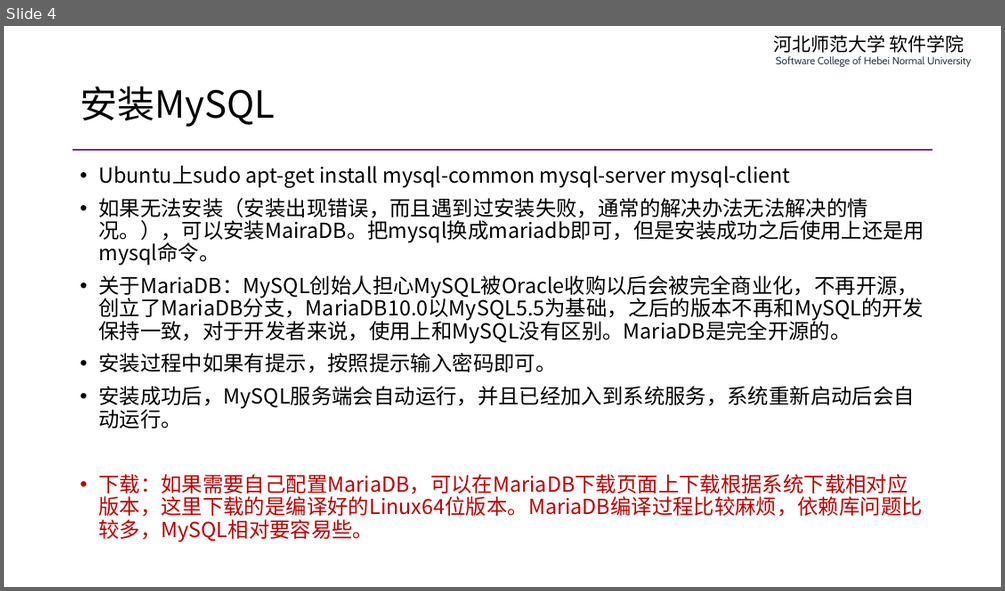
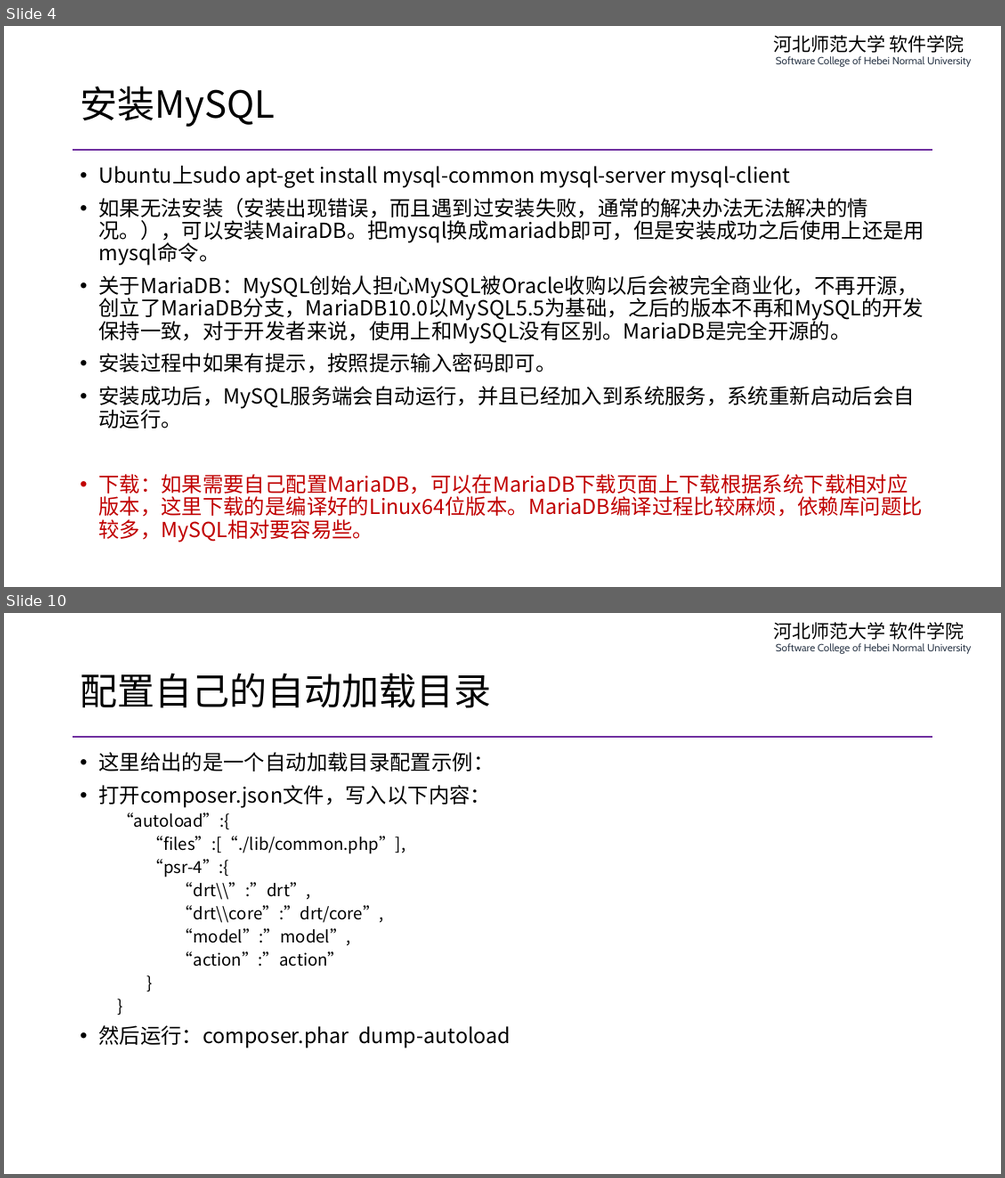
Before and after one commit to edu2act/course-php-serverside-development-on-linux, a slide deck: materials/slides/ch04-complete-lnmp.pptx. Shown one above the other, each under a label of ours: slide 4 before the commit, slides 4 and 10 after it; the slides between them are not shown. The pictures are 1005x591 and 1005x1178 pixels, drawn with LibreOffice and Linux fonts; fonts in the diff are those of the drawing. Boxes give left, top, right and bottom in pixels: in the first picture for what was removed or moved away, otherwise in the second. Text is boxed around its words. In the diff, an @@ line names an element or a change of style, - is before the commit and + after.

```diff
--- a/materials/slides/ch04-complete-lnmp.pptx
+++ b/materials/slides/ch04-complete-lnmp.pptx
@@ slide 10 added at (x1=4, y1=613, x2=1001, y2=1174), background #FFFFFF; not listed: 2 template elements that a slide beside it also shows @@
@@ title added at (x1=80, y1=673, x2=491, y2=708), 36 pt, text #000000 @@
+配置自己的自动加载目录
@@ text added at (x1=98, y1=752, x2=510, y2=1048), 16 pt, text #000000 @@
+• 这里给出的是一个自动加载目录配置示例：
+• 打开composer.json文件，写入以下内容：
+  “autoload”:{
+  “files”:[“./lib/common.php”],
+  “psr-4”:{
+  “drt\\”:”drt”,
+  “drt\\core”:”drt/core”,
+  “model”:”model”,
+  “action”:”action”
+  }
+  }
+• 然后运行：composer.phar dump-autoload
```
Also in this commit, not shown: 5 slides changed, 1 other slide added, 2 slides removed, 2 other files.
